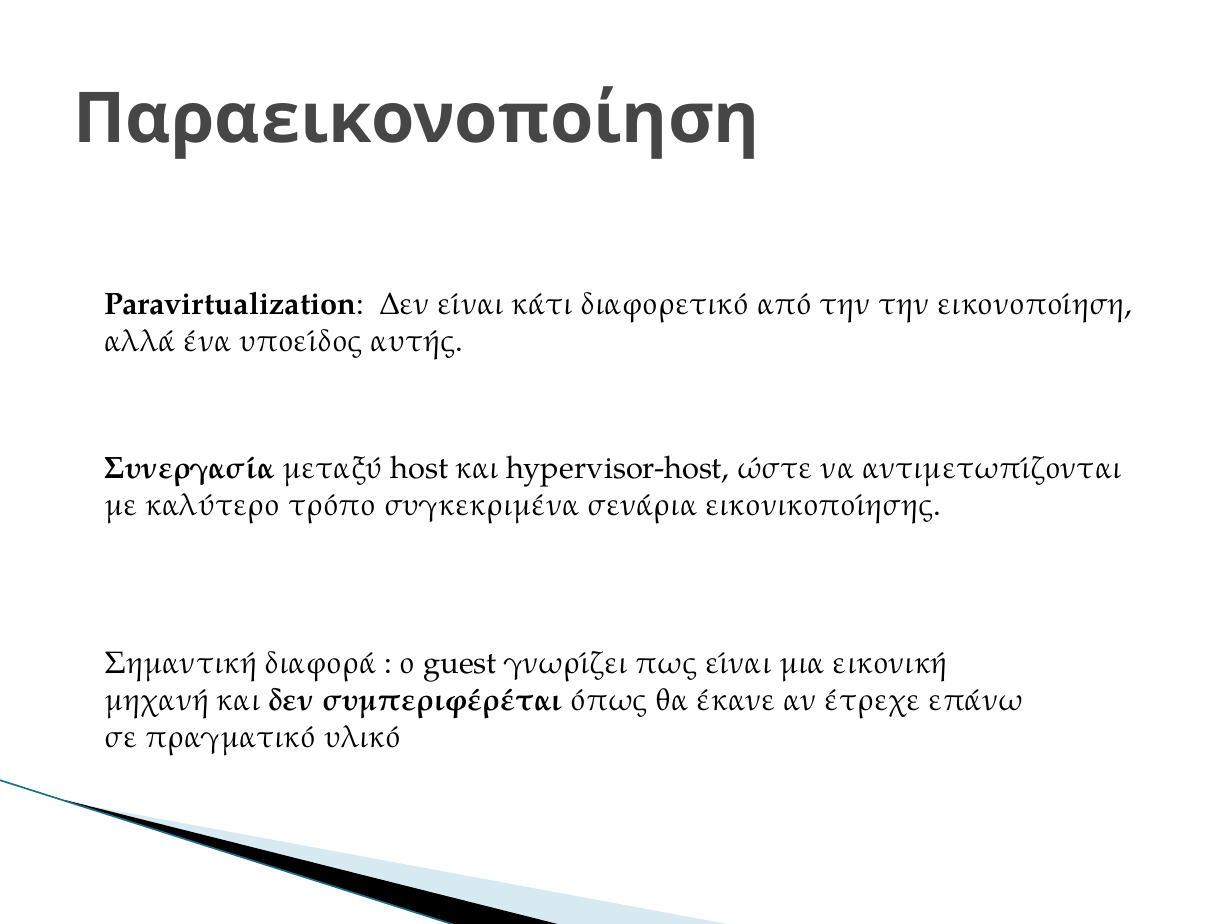
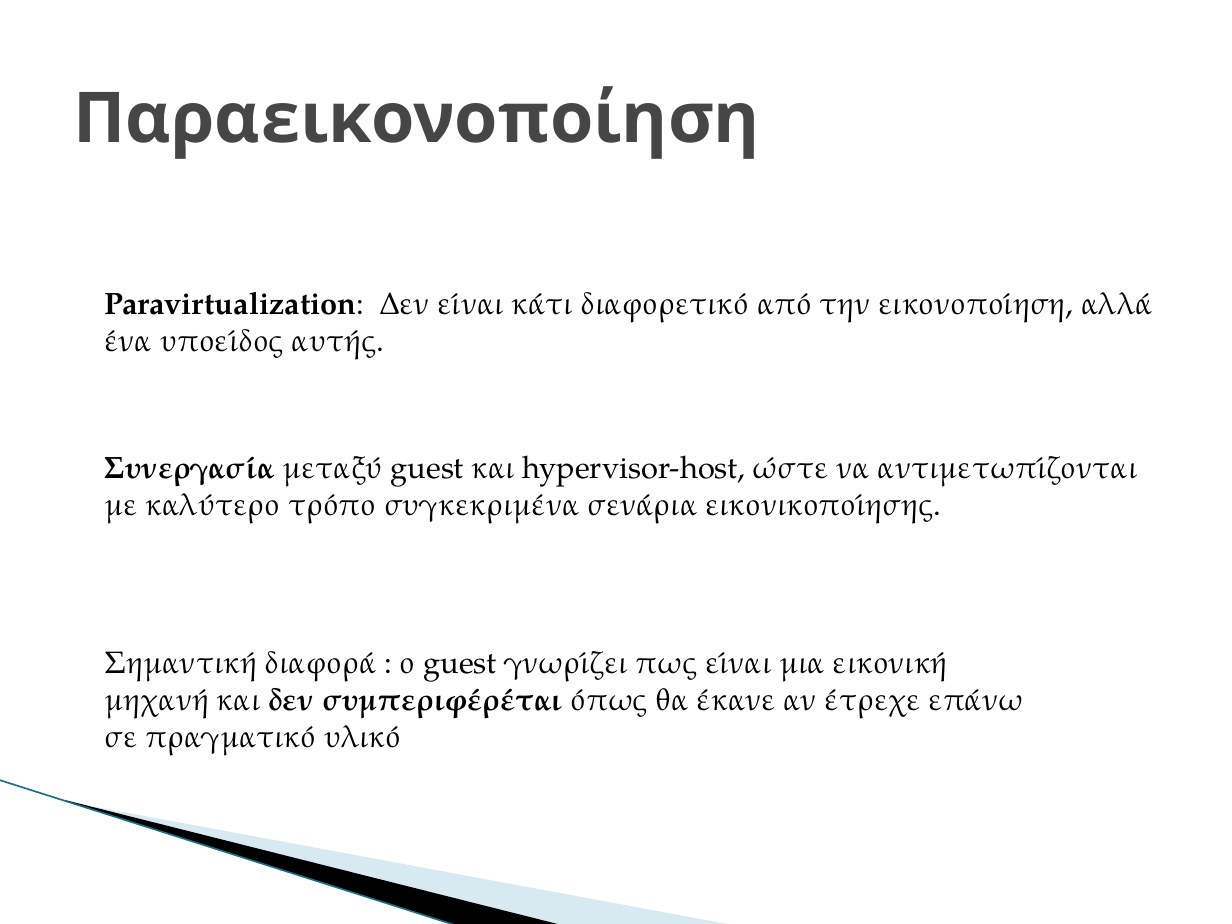
Before and after one commit to GiannhsAravantinos/ntua-diplwmatikh, a slide deck: slide 7 of paper/parousiasiDiplw.pptx. Drawn at 1232x924 pixels with LibreOffice and Linux fonts; fonts in the diff are those of the drawing; background and template pictures are left out. Boxes give left, top, right and bottom in pixels: in the first picture for what was removed or moved away, otherwise in the second. Text is boxed around its words. In the diff, an @@ line names an element or a change of style, - is before the commit and + after.

```diff
--- a/paper/parousiasiDiplw.pptx
+++ b/paper/parousiasiDiplw.pptx
@@ text at (x1=105, y1=292, x2=1153, y2=360): text changed @@
-Paravirtualization: Δεν είναι κάτι διαφορετικό από την την εικονοποίηση, αλλά ένα υποείδος αυτής.
+Paravirtualization: Δεν είναι κάτι διαφορετικό από την εικονοποίηση, αλλά ένα υποείδος αυτής.
@@ text at (x1=105, y1=455, x2=1137, y2=524): text changed @@
-Συνεργασία μεταξύ host και hypervisor-host, ώστε να αντιμετωπίζονται με καλύτερο τρόπο συγκεκριμένα σενάρια εικονικοποίησης.
+Συνεργασία μεταξύ guest και hypervisor-host, ώστε να αντιμετωπίζονται με καλύτερο τρόπο συγκεκριμένα σενάρια εικονικοποίησης.
```
Also in this commit, not shown: 30 other slides changed.
